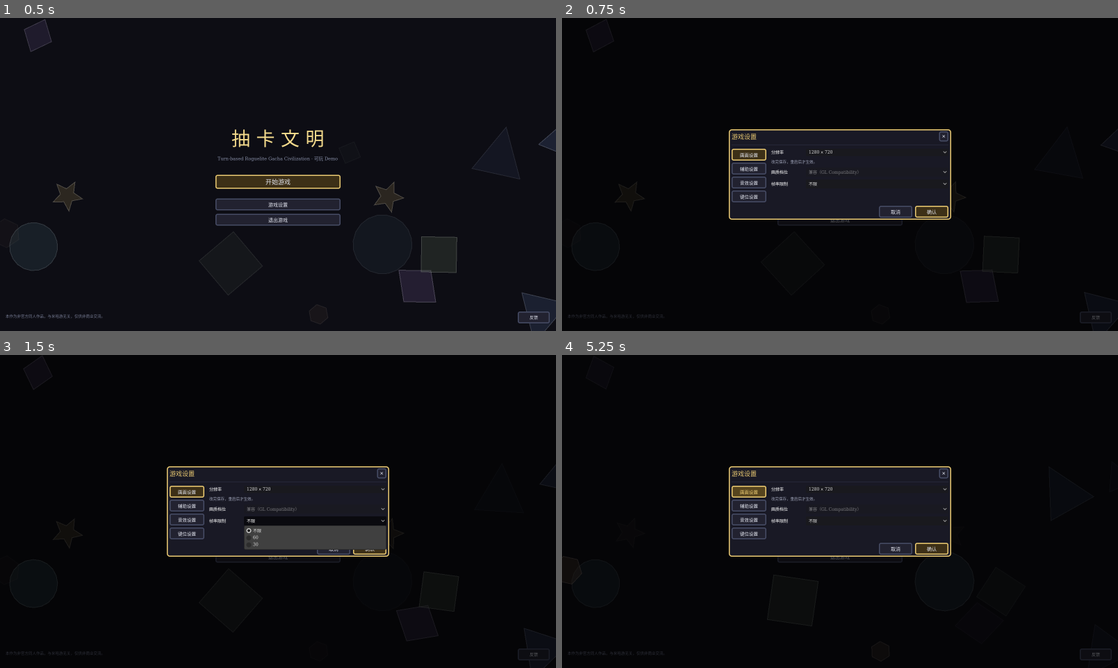
Above: before the commit, frames 1-4 (two rows, left to right).
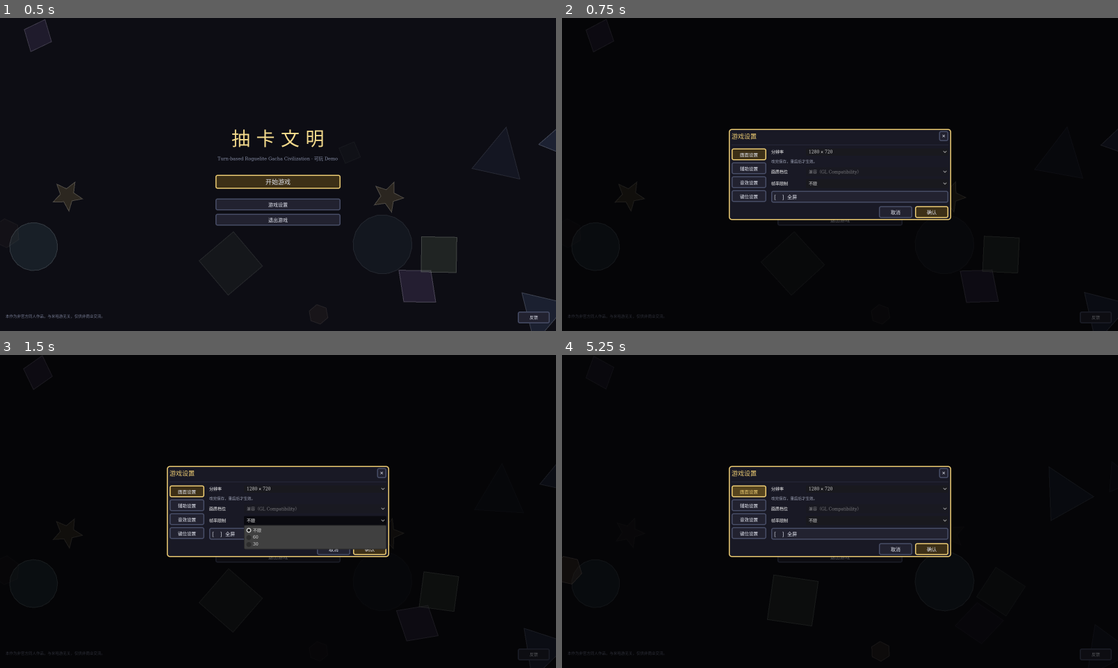
Above: after the commit, the same moments.

Repository: Traveler-NoOne/gacha-civilization
Game: Godot game, scene res://scenes/main.tscn
Two runs of this game, one before a commit and one after it. Both use one fixed random seed, a clock stepped at 60 frames per second and the inputs below.
Inputs:
- Up to frame 1 (0.5 s): no input
- Up to frame 2 (0.75 s): click "游戏设置" at 0.5 s
- Up to frame 3 (1.5 s): click "开始游戏" at 1.25 s
- Up to frame 4 (5.25 s): click "开始游戏" at 2 s; click "反馈" at 2.75 s; click "✕" at 3.5 s; click "游戏设置" at 4.25 s; click "画面设置" at 5 s

Frame 1 is identical in both runs. In frame 2, 1.3% of the frame differs, in the area x 30-70%, y 35-65%; in frame 3, 1.1%; in frame 4, 1.3%.

Commit message:
1.8.20.1 画面设置加「全屏」勾选框（持久化 + 立即生效）
用户实现（教练模式）：AppSettings 新增 _fullscreen 与 fullscreen()/set_fullscreen()，随分辨率一起存进 user://settings.cfg 的 [display]；menu_screen 画面设置页在帧率下面加 UIKit.toggle_checkbox(全屏)，勾一下立即生效，退出全屏时还原窗口尺寸并重新锁边；main 启动时若为全屏则走 WINDOW_MODE_FULLSCREEN 并跳过设尺寸与锁边。用无边框全屏而非独占全屏（Alt-Tab 更自然）。附带的澄清：全屏与分辨率并不冲突 —— 本作的「分辨率」兼任「窗口尺寸（仅窗口模式）」与「UI 缩放档（全屏也生效）」，所以全屏+1280 档=全屏但 UI 100%，正是玩家说的全屏低分辨率手感；故未禁用分辨率下拉。诚实边界：真正的低分辨率渲染+放大做不到，因为 B-3 关了自动拉伸。顺带补了三个文件缺失的末尾换行。自检 15/15，截图 42 张。

Diff:
--- a/scripts/core/app_settings.gd
+++ b/scripts/core/app_settings.gd
@@ -18,6 +18,7 @@
 ##    所以默认值就是字面量，合法性由 main.gd 应用时用 UI.has_key() 兜底。
 var _resolution := "1280x720"
 
+var _fullscreen := false
 
 func _ready() -> void:
 	load_settings()
@@ -69,6 +70,16 @@
 	changed.emit()
 
 
+func fullscreen() -> bool:
+	return _fullscreen
+
+
+func set_fullscreen(on: bool) -> void:
+	if _fullscreen == on:
+		return
+	_fullscreen = on
+	save_settings()
+	changed.emit()
 
 
 signal changed
@@ -82,6 +93,7 @@
 	cfg.set_value("cheat", "enabled", _cheat_enabled)
 	cfg.set_value("save", "autosave_interval", _autosave_interval)
 	cfg.set_value("display", "resolution", _resolution)
+	cfg.set_value("display", "fullscreen", _fullscreen)
 	var err := cfg.save(SETTINGS_PATH)
 	if err != OK:
 		push_warning("全局设置保存失败（错误 %d）：%s" % [err, SETTINGS_PATH])
@@ -94,3 +106,4 @@
 	_cheat_enabled = bool(cfg.get_value("cheat", "enabled", false))
 	_autosave_interval = int(cfg.get_value("save", "autosave_interval", Consts.AUTOSAVE_INTERVAL_DEFAULT))
 	_resolution = str(cfg.get_value("display", "resolution", "1280x720"))
+	_fullscreen = bool(cfg.get_value("display", "fullscreen", false))
--- a/scripts/data/constants.gd
+++ b/scripts/data/constants.gd
@@ -278,8 +278,8 @@
 # ---------------------------------------------------------------------------
 # 版本
 # ---------------------------------------------------------------------------
-const DEMO_VERSION := "v1.7.2"
-const DEMO_VERSION_FULL := "抽卡文明 Demo v1.7.2（量子之海 · 黑体 UI · 首套资源图标）"
+const DEMO_VERSION := "v1.8"
+const DEMO_VERSION_FULL := "抽卡文明 Demo v1.8.20.1（量子之海 · 黑体 UI · 首套资源图标）"
 
 ## v1.5：免责声明（主菜单左下角 + 反馈弹窗各一处）
 const DISCLAIMER_TEXT := "本作为非官方同人作品，与米哈游无关，仅供非商业交流。"
--- a/scripts/ui/main.gd
+++ b/scripts/ui/main.gd
@@ -51,9 +51,12 @@
 func _apply_window_size() -> void:
 	await get_tree().process_frame
 	await get_tree().process_frame
-	DisplayServer.window_set_size(UI.current_size())
-	await get_tree().process_frame
-	DisplayServer.window_set_flag(DisplayServer.WINDOW_FLAG_RESIZE_DISABLED, true)
+	if AppSettings.fullscreen():
+		DisplayServer.window_set_mode(DisplayServer.WINDOW_MODE_FULLSCREEN)
+	else:
+		DisplayServer.window_set_size(UI.current_size())
+		await get_tree().process_frame
+		DisplayServer.window_set_flag(DisplayServer.WINDOW_FLAG_RESIZE_DISABLED, true)
 	var got := DisplayServer.window_get_size()
 	print("分辨率档 %s：窗口 %s（期望 %s）" % [UI.current_key(), str(got), str(UI.current_size())])
 	# 编辑器「内嵌游戏窗口」模式下，Godot 会拒绝改窗口尺寸（控制台会提示 Embedded window can't be resized）
--- a/scripts/ui/menu_screen.gd
+++ b/scripts/ui/menu_screen.gd
@@ -257,6 +257,18 @@
 	fps.item_selected.connect(func(idx: int) -> void:
 		Engine.max_fps = _fps_opts[idx])
 	page_video.add_child(_row("帧率限制", fps))
+	# 初始化全屏设置
+	var fs_box := UIKit.toggle_checkbox("全屏", AppSettings.fullscreen())
+	fs_box.toggled.connect(func(on: bool) -> void:
+		AppSettings.set_fullscreen(on)
+		if on:
+			DisplayServer.window_set_mode(DisplayServer.WINDOW_MODE_FULLSCREEN)
+		else:
+			DisplayServer.window_set_mode(DisplayServer.WINDOW_MODE_WINDOWED)
+			DisplayServer.window_set_size(UI.current_size())
+			DisplayServer.window_set_flag(DisplayServer.WINDOW_FLAG_RESIZE_DISABLED, true))
+	page_video.add_child(fs_box)
+
 
 	# v1.2：自动存档周期数
 	var auto_spin := SpinBox.new()
Not shown, added: docs/更新指导/1.8.20.1.md
Not shown, changed: docs/更新指导/README.md
